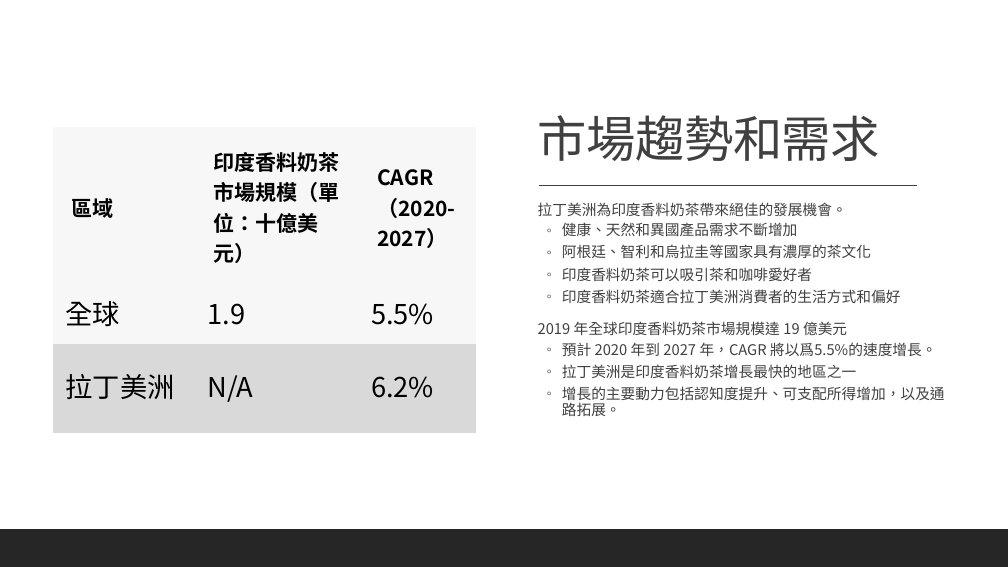
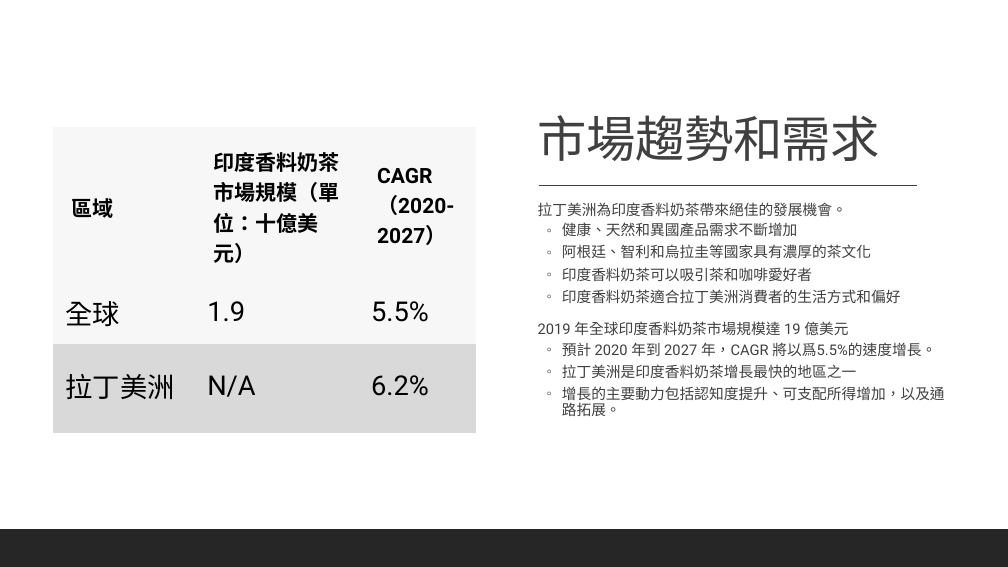
Before and after one commit to MicrosoftLearning/MS-4004-Empower-workforce-copilot-use-cases.zh-tw, a slide deck: slide 7 of ResourceFiles/Mystic Spice Premium Chai Market Analysis Presentation.pptx. Drawn at 1008x567 pixels with LibreOffice and Linux fonts; fonts in the diff are those of the drawing. Boxes give left, top, right and bottom in pixels: in the first picture for what was removed or moved away, otherwise in the second. Text is boxed around its words. In the diff, an @@ line names an element or a change of style, - is before the commit and + after.

```diff
--- a/ResourceFiles/Mystic Spice Premium Chai Market Analysis Presentation.pptx
+++ b/ResourceFiles/Mystic Spice Premium Chai Market Analysis Presentation.pptx
@@ table at (53,128,476,414) @@
@@ font Noto Sans CJK TC to Roboto @@
@@ text "拉丁美洲為印度香料奶茶帶來絕佳的發展機會。" at (538,202,945,416): font Noto Sans CJK TC to Roboto @@
```
Also in this commit, not shown: 10 other slides changed, 36 other files.
